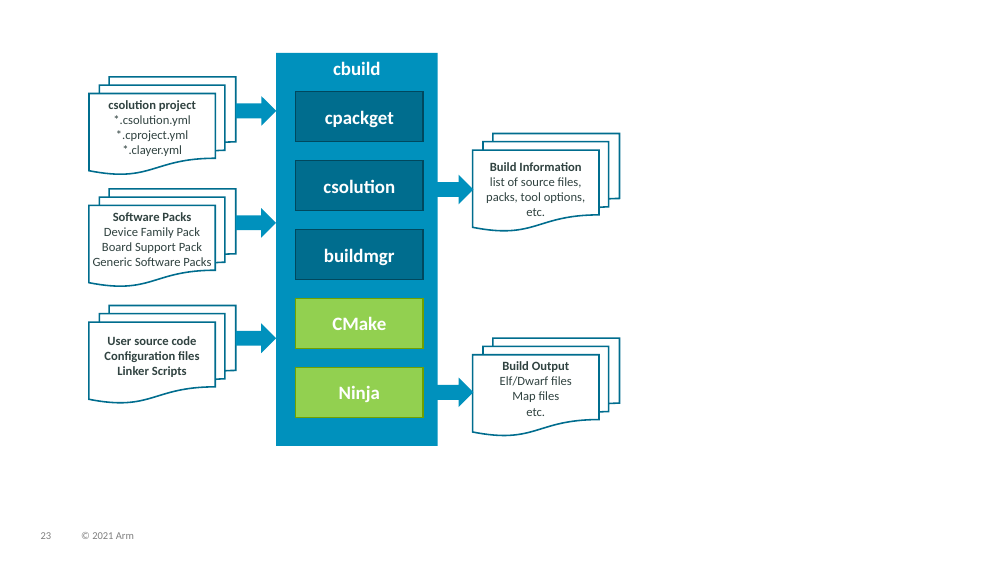
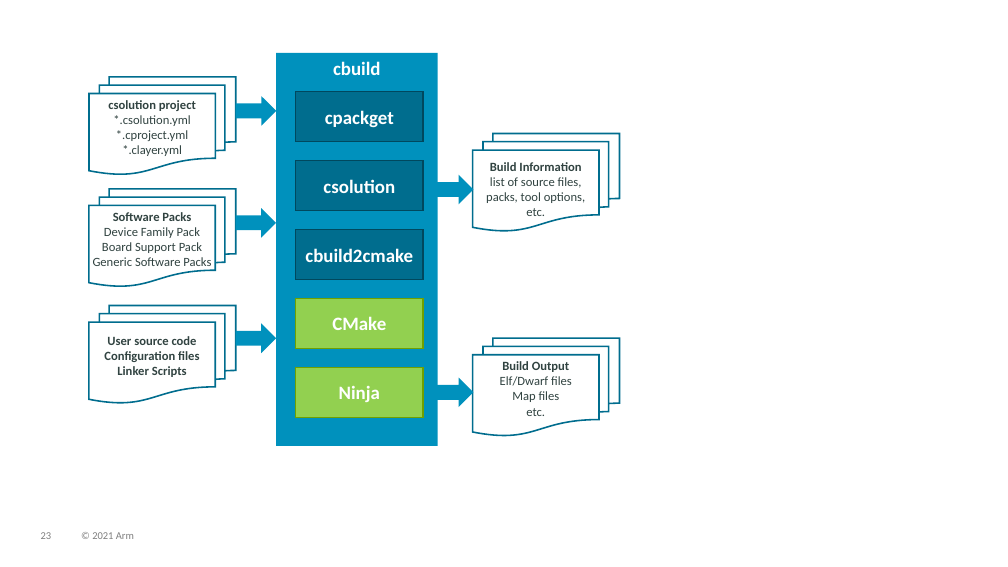
Before and after one commit to Open-CMSIS-Pack/cmsis-toolbox, a slide deck: slide 23 of docs/images/overview.pptx. Drawn at 1008x567 pixels with LibreOffice and Linux fonts; fonts in the diff are those of the drawing. Boxes give left, top, right and bottom in pixels: in the first picture for what was removed or moved away, otherwise in the second. Text is boxed around its words. In the diff, an @@ line names an element or a change of style, - is before the commit and + after.

Commit message:
Documentation for CMSIS-Toolbox 2.5.0 (#149)
CMake process described
Added `select-compiler:` in `cbuild-idx.yml`
Documented `--output:` option
Added regular expression to `for-context`/`not-for-context`
Added `add-asm-path` to YML input

```diff
--- a/docs/images/overview.pptx
+++ b/docs/images/overview.pptx
@@ text in rectangle at bbox=[305, 248, 413, 262]: text changed @@
-buildmgr
+cbuild2cmake
```
Also in this commit, not shown: 1 other slide changed, 14 other files.
